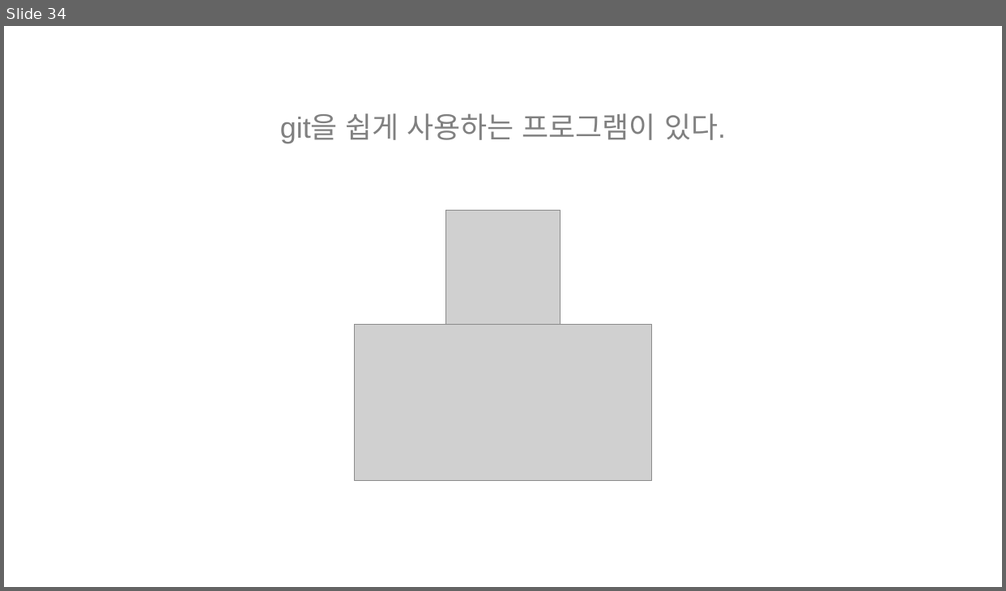
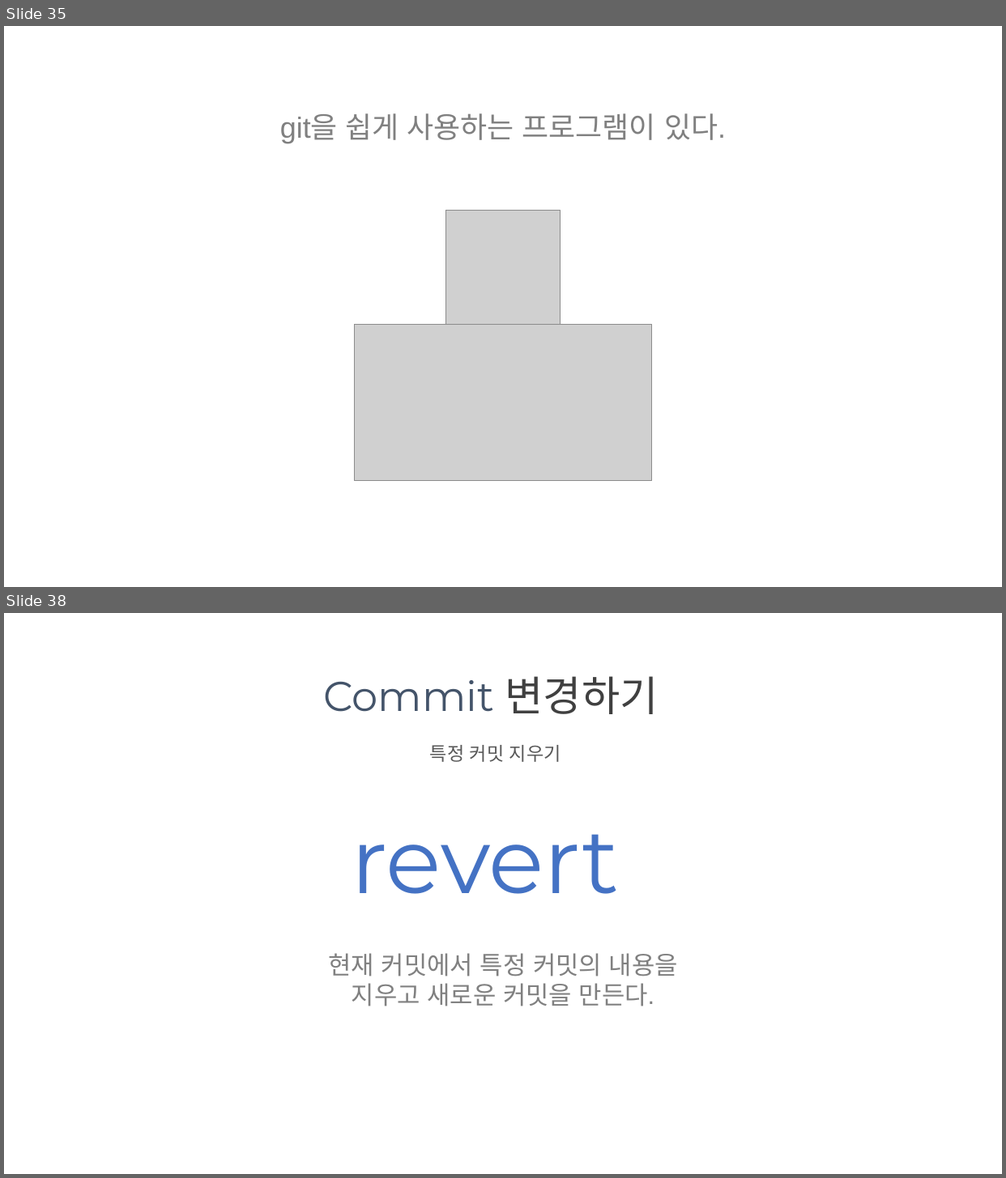
Before and after one commit to juniair/Summary-PPT, a slide deck: git 사용법.pptx. Shown one above the other, each under a label of ours: slide 34 before the commit, slides 35 and 38 after it; the slides between them are not shown. The pictures are 1006x591 and 1006x1178 pixels, drawn with LibreOffice and Linux fonts; fonts in the diff are those of the drawing; grey boxes stand for pictures. Boxes give left, top, right and bottom in pixels: in the first picture for what was removed or moved away, otherwise in the second. Text is boxed around its words. In the diff, an @@ line names an element or a change of style, - is before the commit and + after.

```diff
--- a/git 사용법.pptx
+++ b/git 사용법.pptx
@@ slide 38 added at <box>4,613,1002,1174</box>, background #FFFFFF @@
@@ text added at <box>323,676,658,714</box>, 40 pt, text #44546A @@
+Commit 변경하기
@@ text added at <box>430,745,561,762</box>, 18 pt, text #595959 @@
+특정 커밋 지우기
@@ text added at <box>351,834,619,894</box>, 88 pt, text #4472C4 @@
+revert
@@ text added at <box>328,953,678,1007</box>, 24 pt, text #808080 @@
+현재 커밋에서 특정 커밋의 내용을
+지우고 새로운 커밋을 만든다.
@@ what was slide 34 is now slide 35 @@
```
Also in this commit, not shown: 2 slides changed, 8 other slides added, 1 slide removed.
